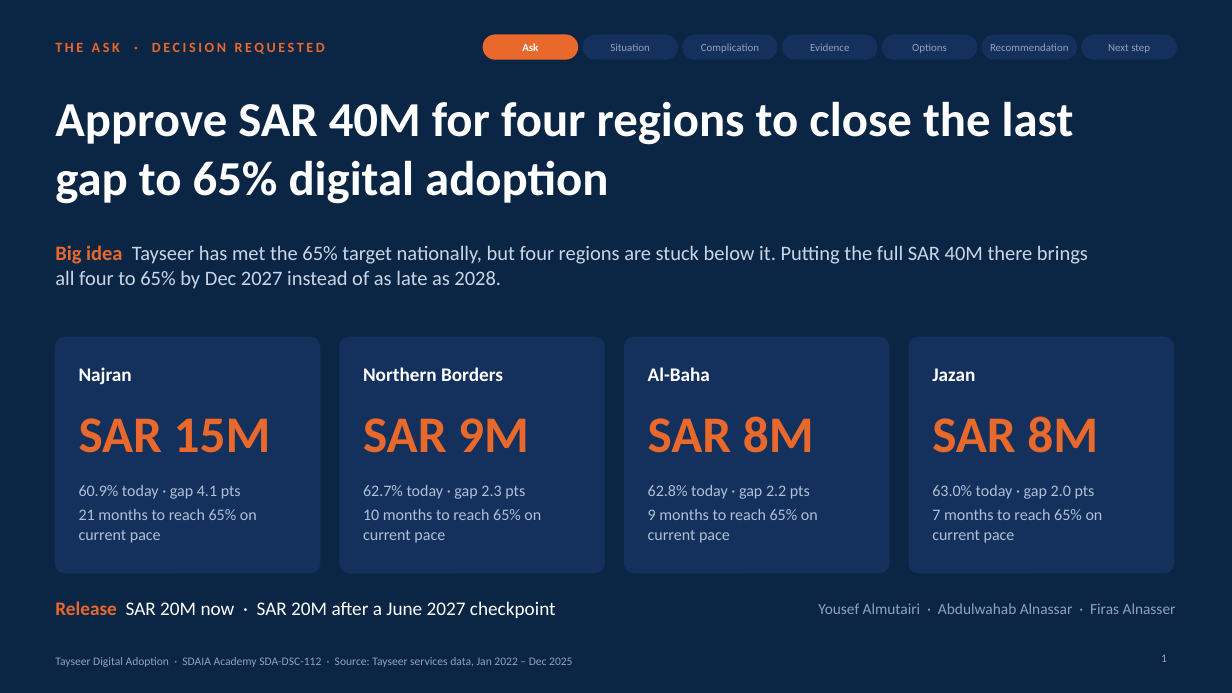
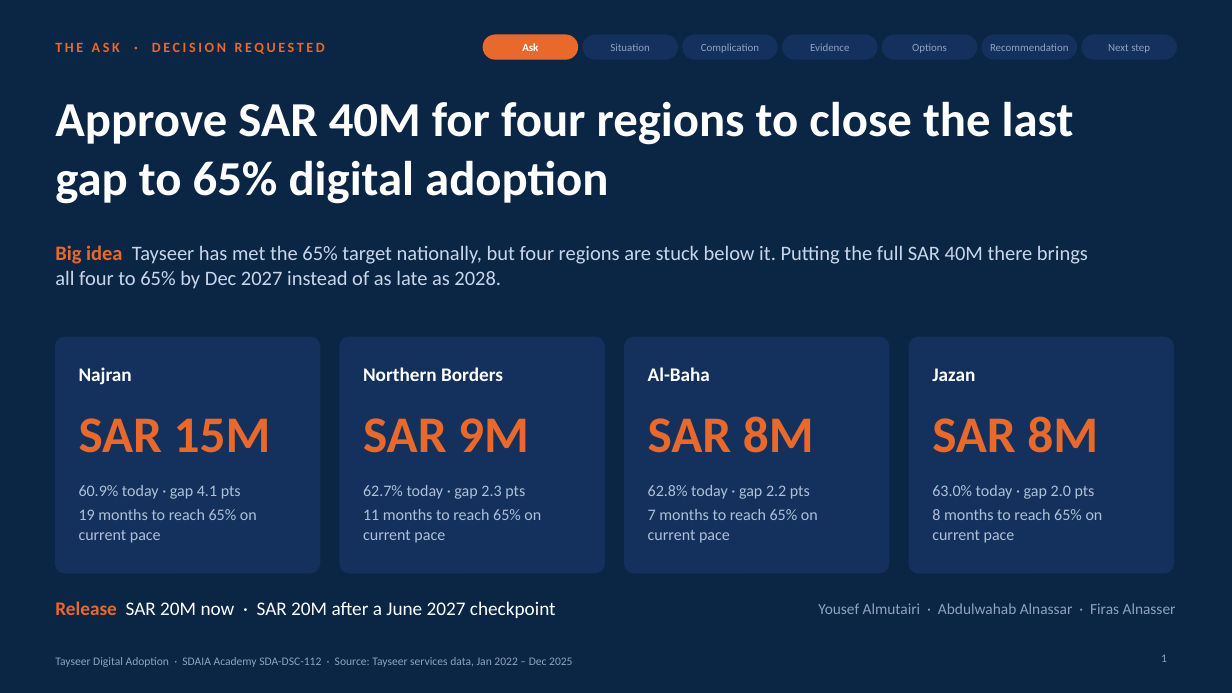
Before and after one commit to yalmutairi72-cpu/tayseer-capstone, a slide deck: slide 1 of presentation/Tayseer_Capstone_Executive_Story.pptx. Drawn at 1232x693 pixels with LibreOffice and Linux fonts; fonts in the diff are those of the drawing. Boxes give left, top, right and bottom in pixels: in the first picture for what was removed or moved away, otherwise in the second. Text is boxed around its words. In the diff, an @@ line names an element or a change of style, - is before the commit and + after.

Commit message:
Use year-over-year pace to match Tableau; plan starts Q4 2026

```diff
--- a/presentation/Tayseer_Capstone_Executive_Story.pptx
+++ b/presentation/Tayseer_Capstone_Executive_Story.pptx
@@ text at [79, 509, 257, 543]: text changed @@
-21 months to reach 65% on current pace
+19 months to reach 65% on current pace
@@ text at [363, 509, 541, 543]: text changed @@
-10 months to reach 65% on current pace
+11 months to reach 65% on current pace
@@ text at [648, 509, 818, 543]: text changed @@
-9 months to reach 65% on current pace
+7 months to reach 65% on current pace
@@ text at [932, 509, 1103, 543]: text changed @@
-7 months to reach 65% on current pace
+8 months to reach 65% on current pace
```
Also in this commit, not shown: 4 other slides changed, 8 other files.
